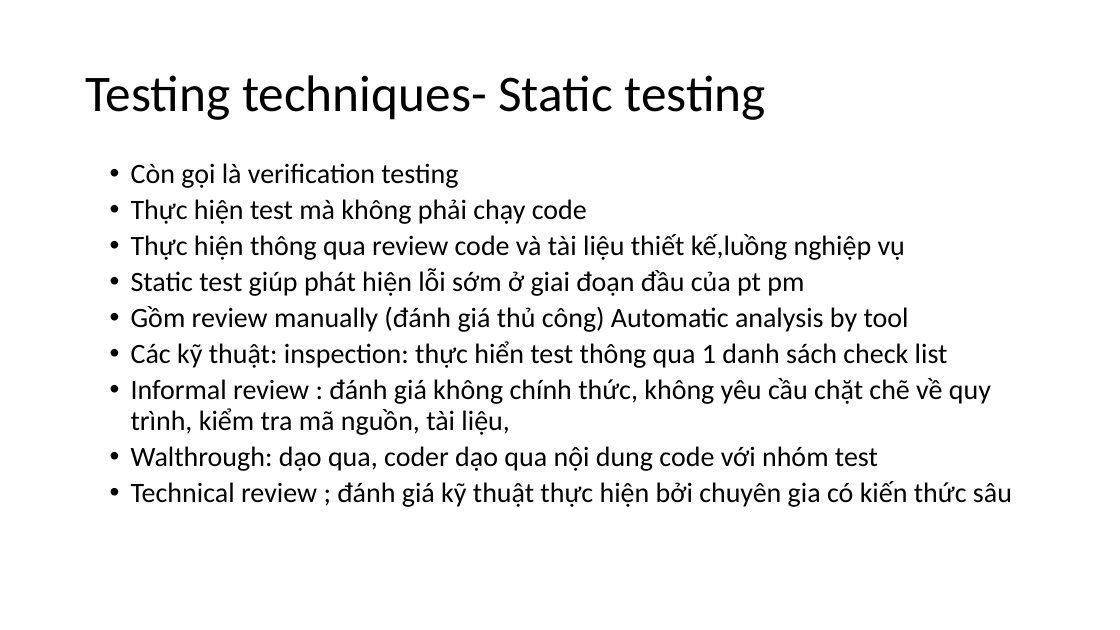
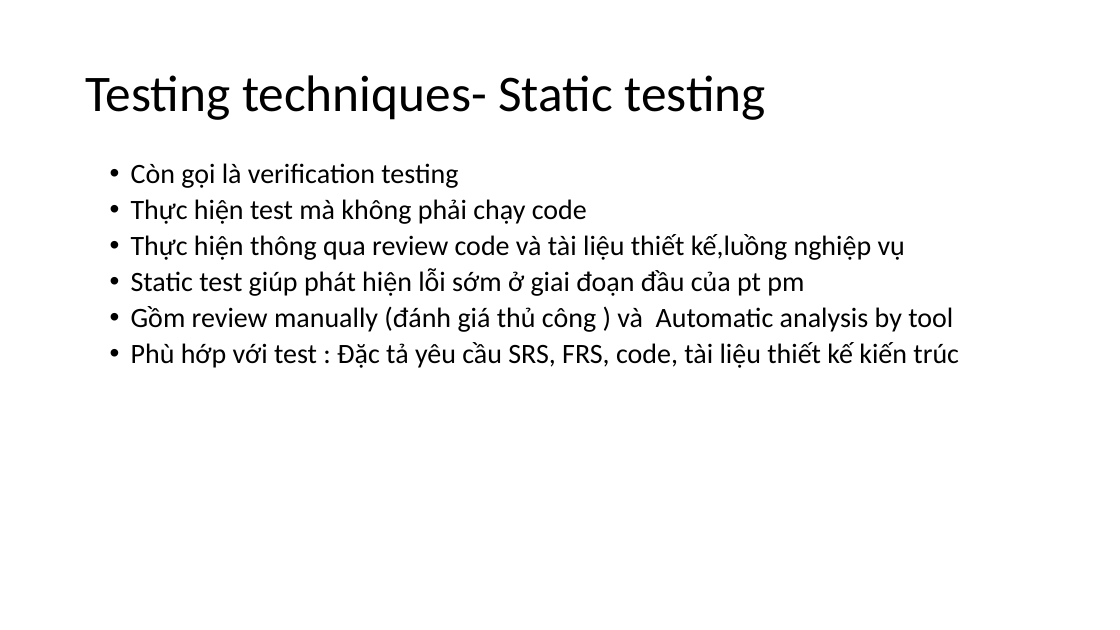
Before and after one commit to shinnobi/software_testing, a slide deck: slide 43 of slide/VMP_SOFTWARE_TEST.pptx. Drawn at 1120x630 pixels with LibreOffice and Linux fonts; fonts in the diff are those of the drawing. Boxes give left, top, right and bottom in pixels: in the first picture for what was removed or moved away, otherwise in the second. Text is boxed around its words. In the diff, an @@ line names an element or a change of style, - is before the commit and + after.

```diff
--- a/slide/VMP_SOFTWARE_TEST.pptx
+++ b/slide/VMP_SOFTWARE_TEST.pptx
@@ text at (131,306,959,368): text changed @@
-  • Gồm review manually (đánh giá thủ công) Automatic analysis by tool
-  • Các kỹ thuật: inspection: thực hiển test thông qua 1 danh sách check list
-  • Informal review : đánh giá không chính thức, không yêu cầu chặt chẽ về quy trình, kiểm tra mã nguồn, tài liệu,
-  • Walthrough: dạo qua, coder dạo qua nội dung code với nhóm test
-  • Technical review ; đánh giá kỹ thuật thực hiện bởi chuyên gia có kiến thức sâu
+  • Gồm review manually (đánh giá thủ công ) và Automatic analysis by tool
+  • Phù hớp với test : Đặc tả yêu cầu SRS, FRS, code, tài liệu thiết kế kiến trúc
```
Also in this commit, not shown: 2 slides added.
